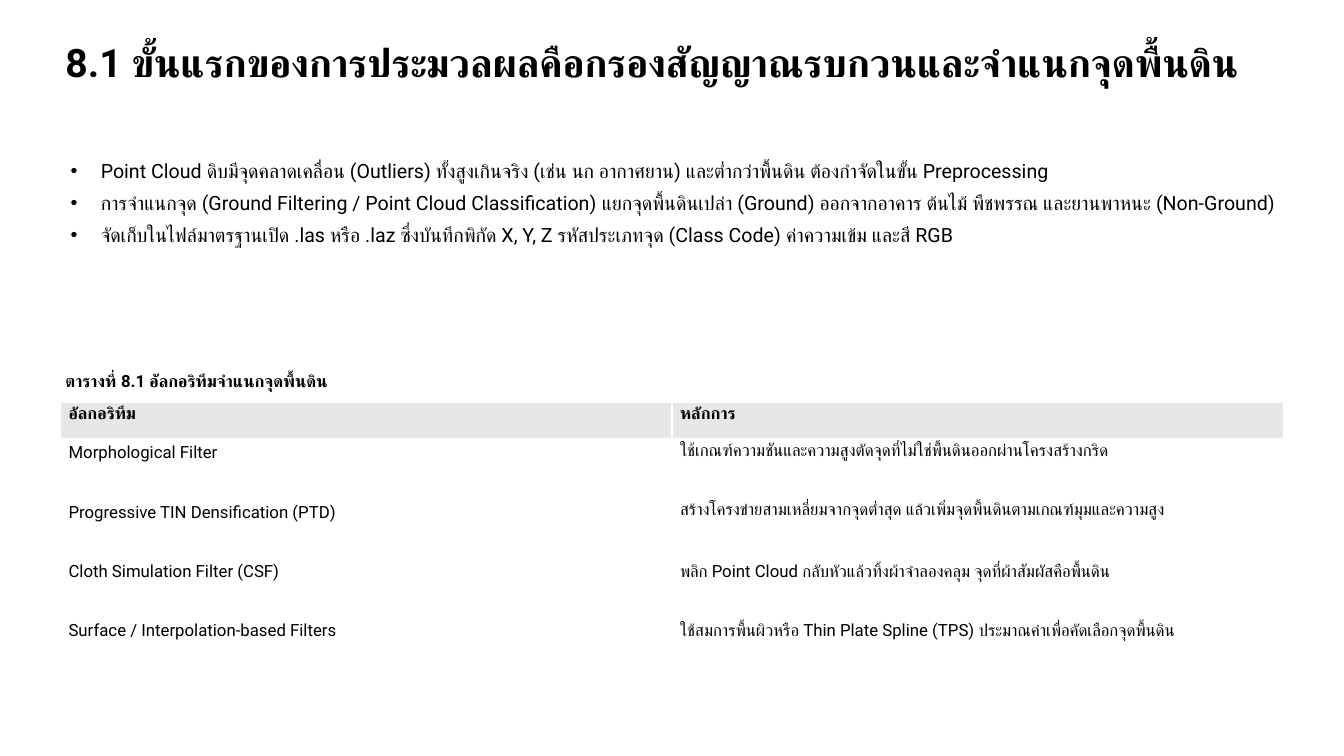
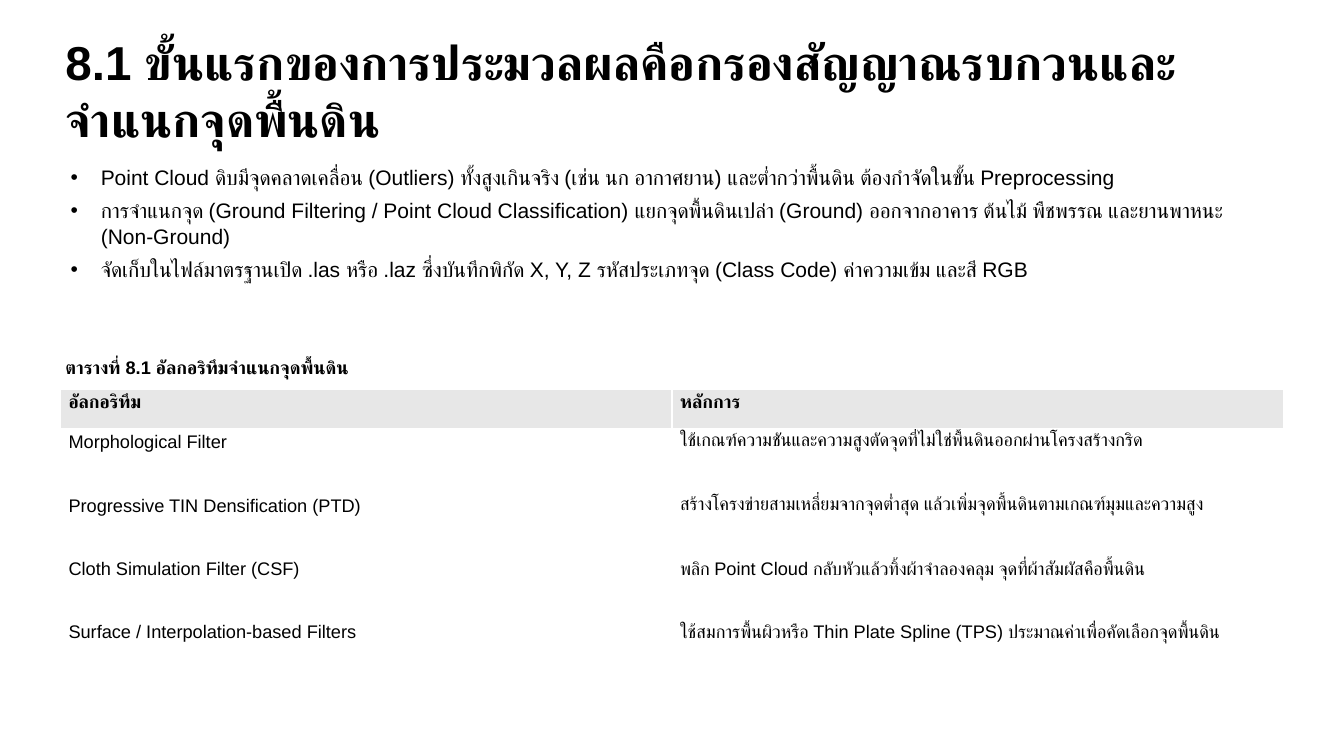
Before and after one commit to soravisAmn/Presentation, a slide deck: slide 37 of Surveying Technologies/draft#1/draft1.pptx. Drawn at 1344x756 pixels with LibreOffice and Linux fonts; fonts in the diff are those of the drawing. Boxes give left, top, right and bottom in pixels: in the first picture for what was removed or moved away, otherwise in the second. Text is boxed around its words. In the diff, an @@ line names an element or a change of style, - is before the commit and + after.

```diff
--- a/Surveying Technologies/draft#1/draft1.pptx
+++ b/Surveying Technologies/draft#1/draft1.pptx
@@ text "8.1 ขั้นแรกของการประมวลผลคือกรองสัญญาณรบกวนและจำแนกจุดพื้นดิ ..." at (65, 43, 1176, 151): size 28 to 34 pt, font Roboto to Arial @@
@@ text "Point Cloud ดิบมีจุดคลาดเคลื่อน (Outliers) ทั้งสูงเกินจริง ..." at (101, 168, 1223, 284): size 14 to 15 pt, font Roboto to Arial @@
@@ text "ตารางที่ 8.1 อัลกอริทึมจำแนกจุดพื้นดิน": place and size @@
-text "ตารางที่ 8.1 อัลกอริทึมจำแนกจุดพื้นดิน" at (65, 374, 327, 392)
+text "ตารางที่ 8.1 อัลกอริทึมจำแนกจุดพื้นดิน" at (65, 360, 348, 380)
@@ text "ตารางที่ 8.1 อัลกอริทึมจำแนกจุดพื้นดิน" at (65, 360, 348, 380): size 12 to 13 pt, font Roboto to Arial @@
@@ table at (60, 390, 1285, 682) @@
@@ size 12 to 13 pt, font Roboto to Arial @@
@@ table: place and size @@
-table at (60, 402, 1285, 678)
+table at (60, 390, 1285, 682)
```
Also in this commit, not shown: 62 other slides changed, 35 other files.
